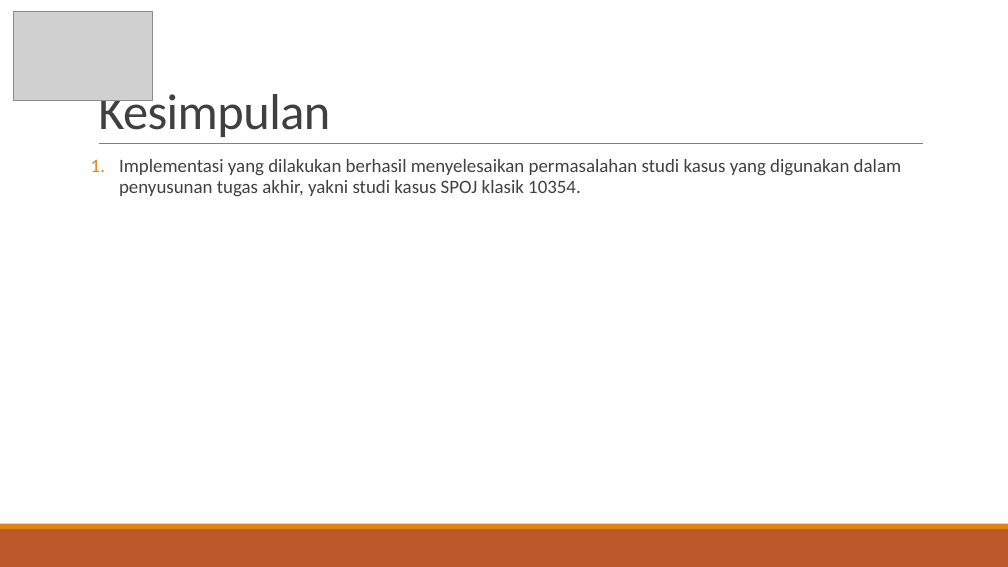
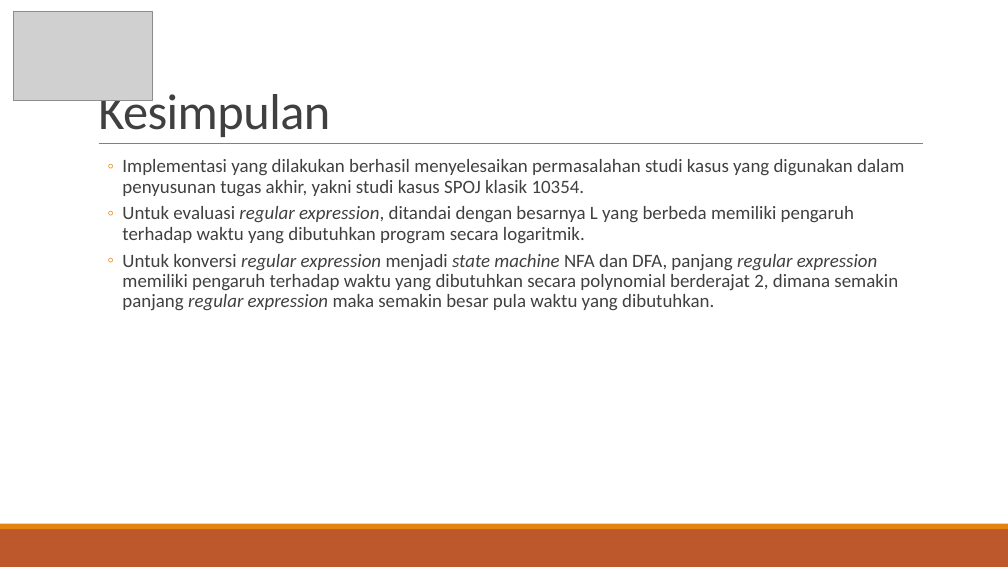
Before and after one commit to ryusan/TA-CTSTRING, a slide deck: slide 78 of 5111100079 Presentasi.pptx (slide 77 before the commit). Drawn at 1008x567 pixels with LibreOffice and Linux fonts; fonts in the diff are those of the drawing; grey boxes stand for pictures. Boxes give left, top, right and bottom in pixels: in the first picture for what was removed or moved away, otherwise in the second. Text is boxed around its words. In the diff, an @@ line names an element or a change of style, - is before the commit and + after.

```diff
--- a/5111100079 Presentasi.pptx
+++ b/5111100079 Presentasi.pptx
@@ text at <box>122,159,904,197</box>: bullet 1. to ◦; less space between paragraphs @@
@@ text at <box>122,206,898,310</box>: paragraphs added @@
+  ◦ Untuk evaluasi regular expression, ditandai dengan besarnya L yang berbeda memiliki pengaruh terhadap waktu yang dibutuhkan program secara logaritmik.
+  ◦ Untuk konversi regular expression menjadi state machine NFA dan DFA, panjang regular expression memiliki pengaruh terhadap waktu yang dibutuhkan secara polynomial berderajat 2, dimana semakin panjang regular expression maka semakin besar pula waktu yang dibutuhkan.
```
Also in this commit, not shown: 43 other slides changed, 3 slides added, 2 slides removed, 51 other files.
